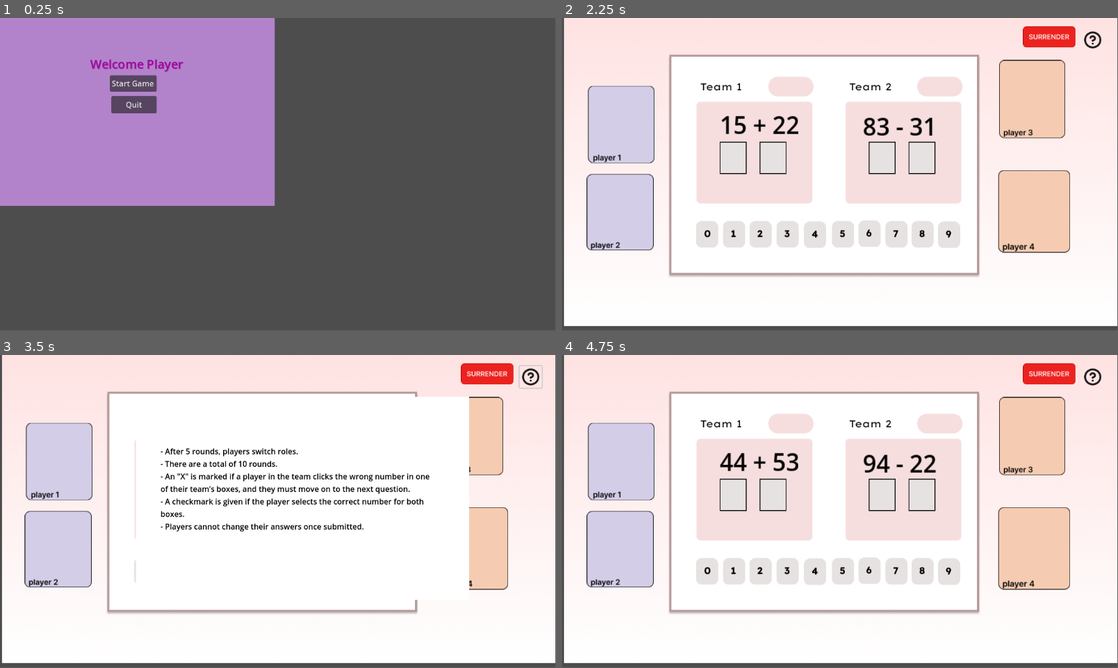
Above: before the commit, frames 1-4 (two rows, left to right).
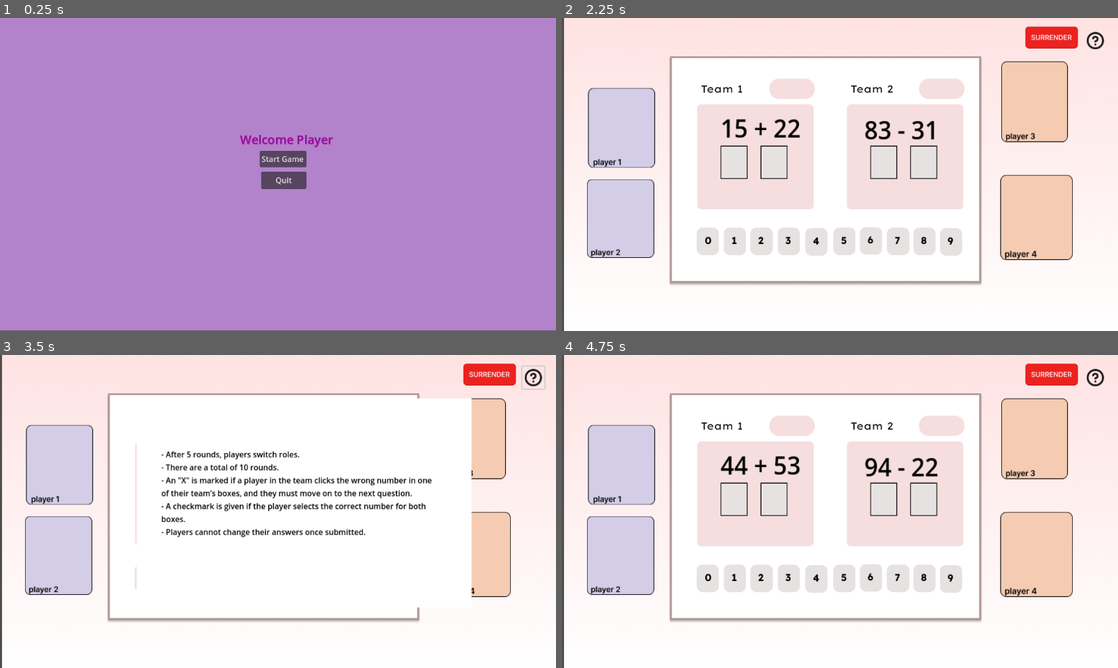
Above: after the commit, the same moments.

Repository: ltlely/ArcadeGames
Game: Godot game, scene res://Scenes/startingScreen.tscn
Two runs of this game, one before a commit and one after it. Both use one fixed random seed, a clock stepped at 60 frames per second and the inputs below.
Inputs (mouse positions are in pixels of both pictures, inside the frame that each line leads up to; where the layout moved, square brackets give the same spot in the first picture):
- Up to frame 1 (0.25 s): no input
- Up to frame 2 (2.25 s): click "Start Game" at 0.5 s; click (1023, 27) at 1.25 s; click "Start Game" at 2 s
- Up to frame 3 (3.5 s): click (533, 376) [528, 376] at 2.75 s
- Up to frame 4 (4.75 s): click (1023, 364) at 3.5 s; click "Start Game" at 4.25 s
The window is 799x449 before the commit and 800x450 after it. Grey fills any space a smaller window leaves; there, only what the larger window draws over its background counts as a difference.

The runs differ from the first frame. In frame 1, 71% of the frame differs, in the area x 0-100%, y 0-100%; in frame 2, 13%; in frame 3, 11%; in frame 4, 13%.

Commit message:
resizable screens

Diff:
--- a/Scenes/firstWorld.tscn
+++ b/Scenes/firstWorld.tscn
@@ -25,8 +25,8 @@
 [node name="FirstWorld" type="Node2D"]
 
 [node name="PinkBackground" type="Sprite2D" parent="."]
-position = Vector2(580, 319)
-scale = Vector2(1.84535, 1.68931)
+position = Vector2(582.125, 328.438)
+scale = Vector2(1.85216, 1.73911)
 texture = ExtResource("1_js0sa")
 
 [node name="SurrenderButton" type="TextureButton" parent="PinkBackground"]
--- a/Scenes/startingScreen.tscn
+++ b/Scenes/startingScreen.tscn
@@ -30,16 +30,16 @@
 
 [node name="Panel" type="Panel" parent="Control"]
 layout_mode = 0
-offset_right = 570.0
-offset_bottom = 390.0
+offset_right = 1167.0
+offset_bottom = 647.0
 theme_override_styles/panel = SubResource("StyleBoxFlat_b0e0b")
 
 [node name="Label" type="Label" parent="Control/Panel"]
 layout_mode = 0
-offset_left = 187.0
-offset_top = 78.0
-offset_right = 380.0
-offset_bottom = 113.0
+offset_left = 497.0
+offset_top = 234.0
+offset_right = 690.0
+offset_bottom = 269.0
 theme = SubResource("Theme_k1ffw")
 theme_override_colors/font_color = Color(0.583447, 0.0422298, 0.627096, 1)
 theme_override_colors/font_shadow_color = Color(0.744905, 0.287202, 0.670824, 1)
@@ -48,19 +48,19 @@
 
 [node name="Button" type="Button" parent="Control/Panel"]
 layout_mode = 0
-offset_left = 228.0
-offset_top = 119.0
-offset_right = 325.0
-offset_bottom = 153.0
+offset_left = 538.0
+offset_top = 275.0
+offset_right = 635.0
+offset_bottom = 309.0
 text = "Start Game"
 script = ExtResource("1_cnodk")
 
 [node name="Button2" type="Button" parent="Control/Panel"]
 layout_mode = 0
-offset_left = 231.0
-offset_top = 162.0
-offset_right = 325.0
-offset_bottom = 198.0
+offset_left = 541.0
+offset_top = 318.0
+offset_right = 635.0
+offset_bottom = 354.0
 text = "Quit"
 script = ExtResource("2_xq2nc")
 
--- a/project.godot
+++ b/project.godot
@@ -14,6 +14,11 @@
 run/main_scene="res://Scenes/startingScreen.tscn"
 config/features=PackedStringArray("4.3", "Forward Plus")
 
+[display]
+
+window/stretch/mode="viewport"
+window/stretch/aspect="keep_width"
+
 [file_customization]
 
 folder_colors={
